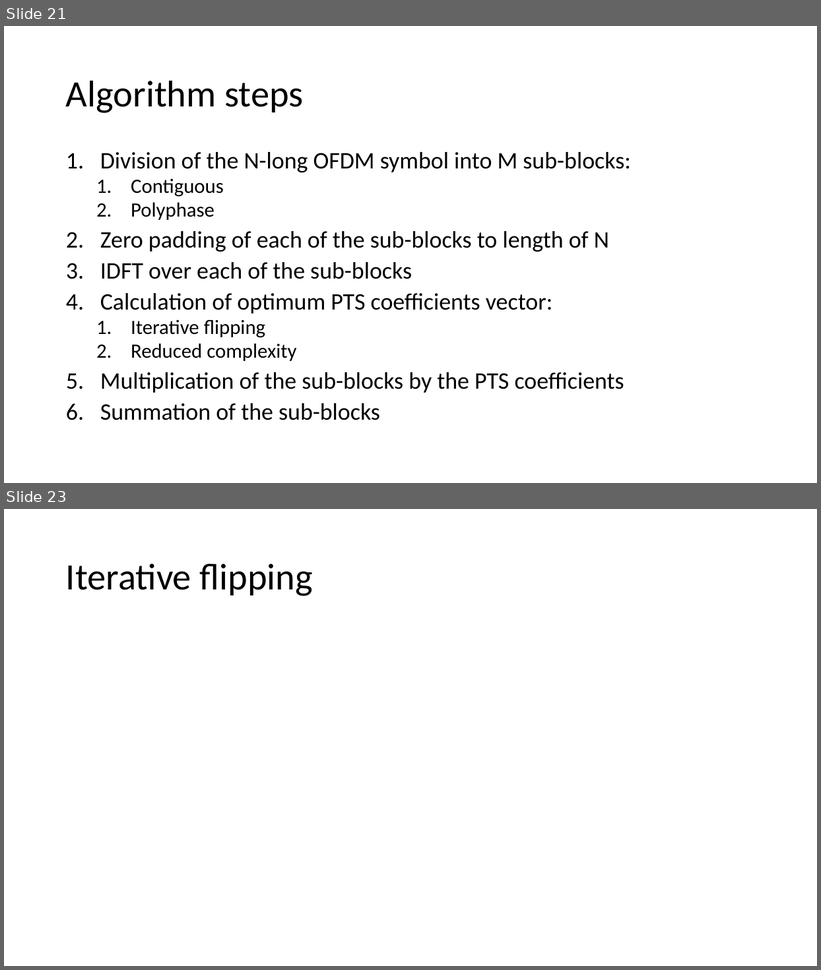
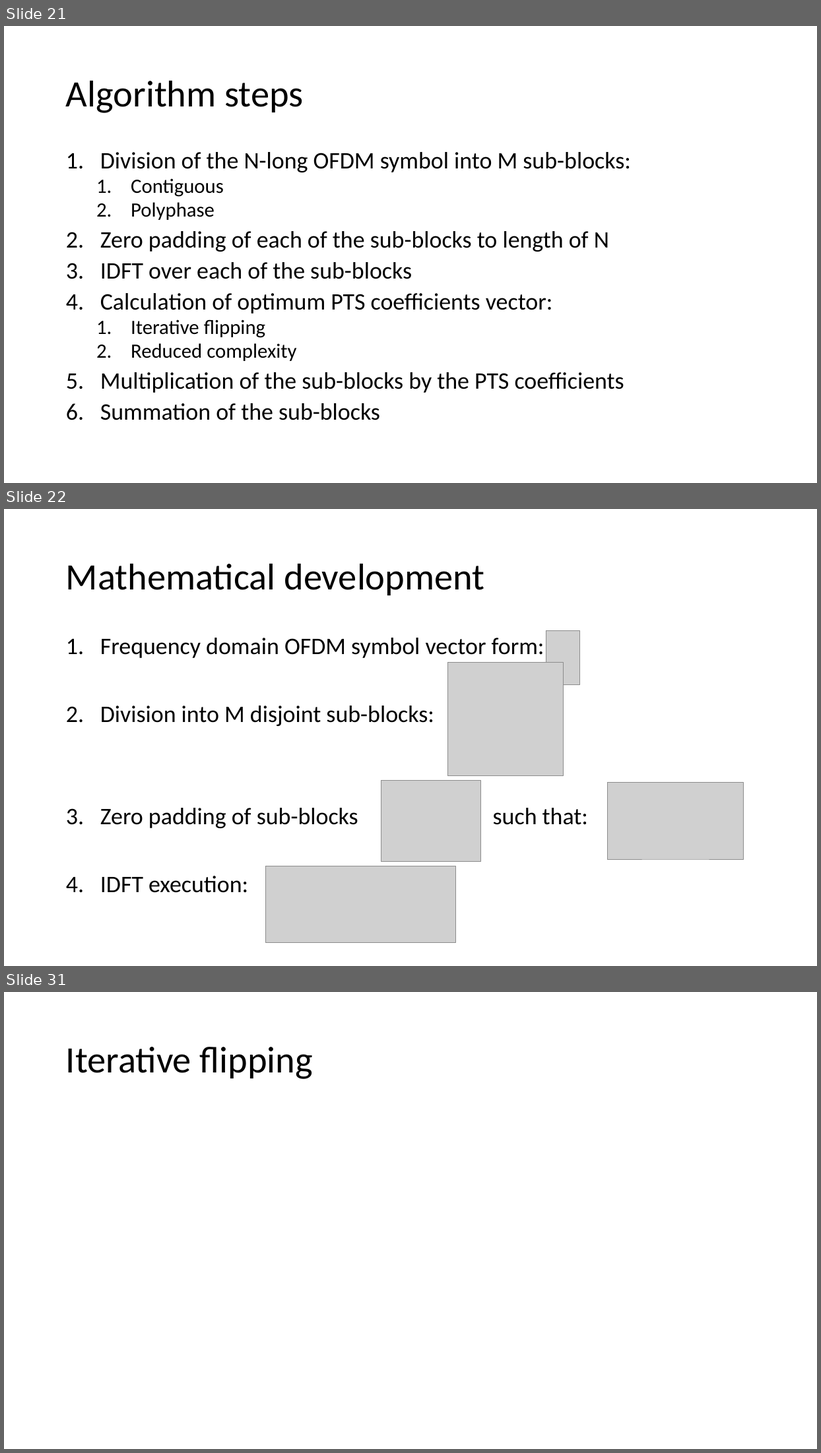
Before and after one commit to liorkissos/VLF-Simulations, a slide deck: PAPR Reduction- PTS.pptx. Shown one above the other, each under a label of ours: slides 21 and 23 before the commit, slides 21, 22 and 31 after it; the slides between them are not shown. The pictures are 821x970 and 821x1453 pixels, drawn with LibreOffice and Linux fonts; fonts in the diff are those of the drawing; grey boxes stand for pictures. Boxes give left, top, right and bottom in pixels: in the first picture for what was removed or moved away, otherwise in the second. Text is boxed around its words. In the diff, an @@ line names an element or a change of style, - is before the commit and + after.

```diff
--- a/PAPR Reduction- PTS.pptx
+++ b/PAPR Reduction- PTS.pptx
@@ slide 22 added at (4,509,817,966), background #FFFFFF @@
@@ title added at (66,563,484,595), 44 pt, text #000000 @@
+Mathematical development
@@ text added at (100,638,588,828), 28 pt, text #000000 @@
+1. Frequency domain OFDM symbol vector form:
+2. Division into M disjoint sub-blocks:
+3. Zero padding of sub-blocks such that:
+4. IDFT execution:
@@ picture added at (547,631,580,685) @@
@@ picture added at (448,663,564,776) @@
@@ picture added at (381,780,481,862) @@
@@ picture added at (608,783,744,859) @@
@@ picture added at (265,867,456,943) @@
@@ what was slide 23 is now slide 31 @@
```
Also in this commit, not shown: 2 slides changed, 7 other slides added, 10 other files.
